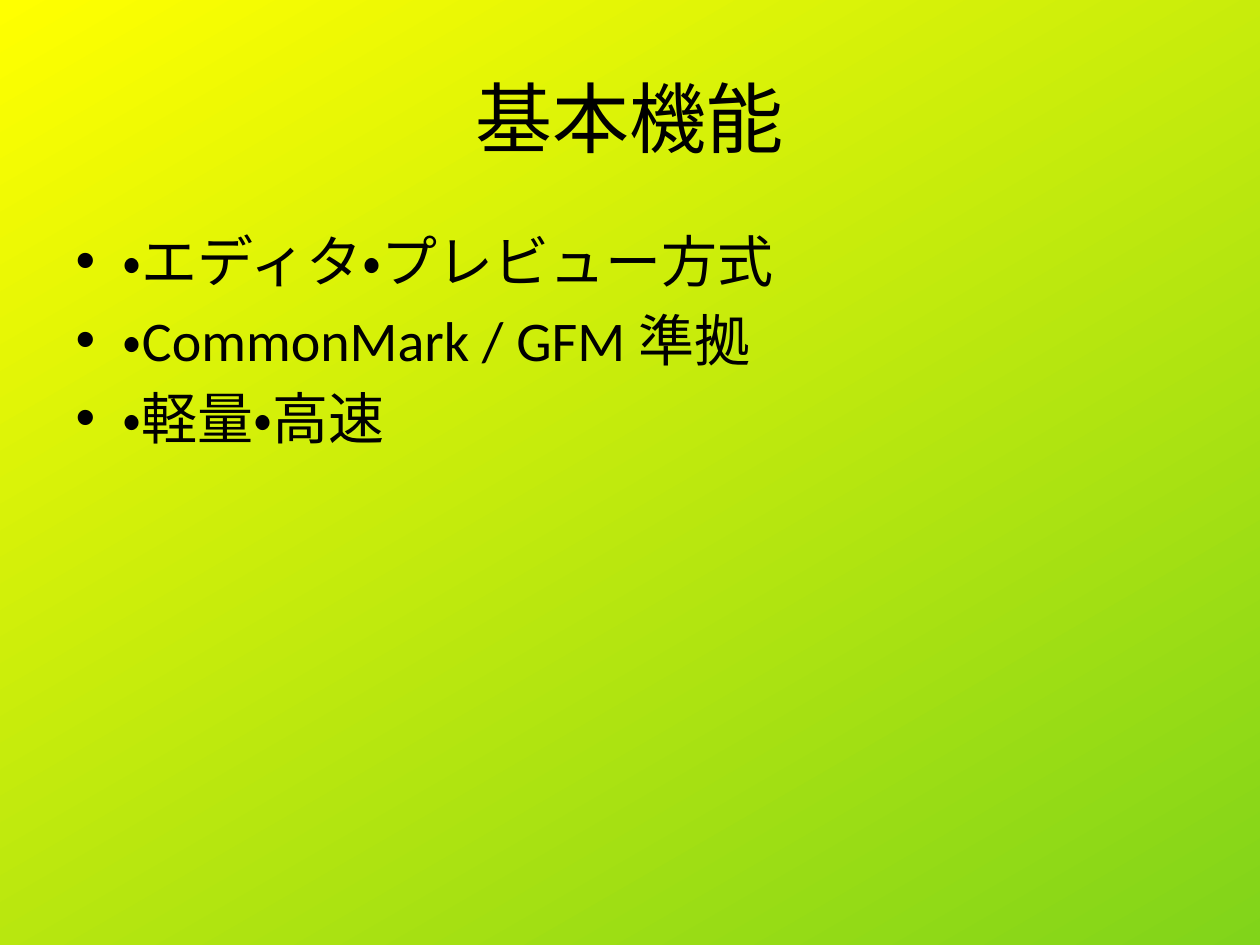
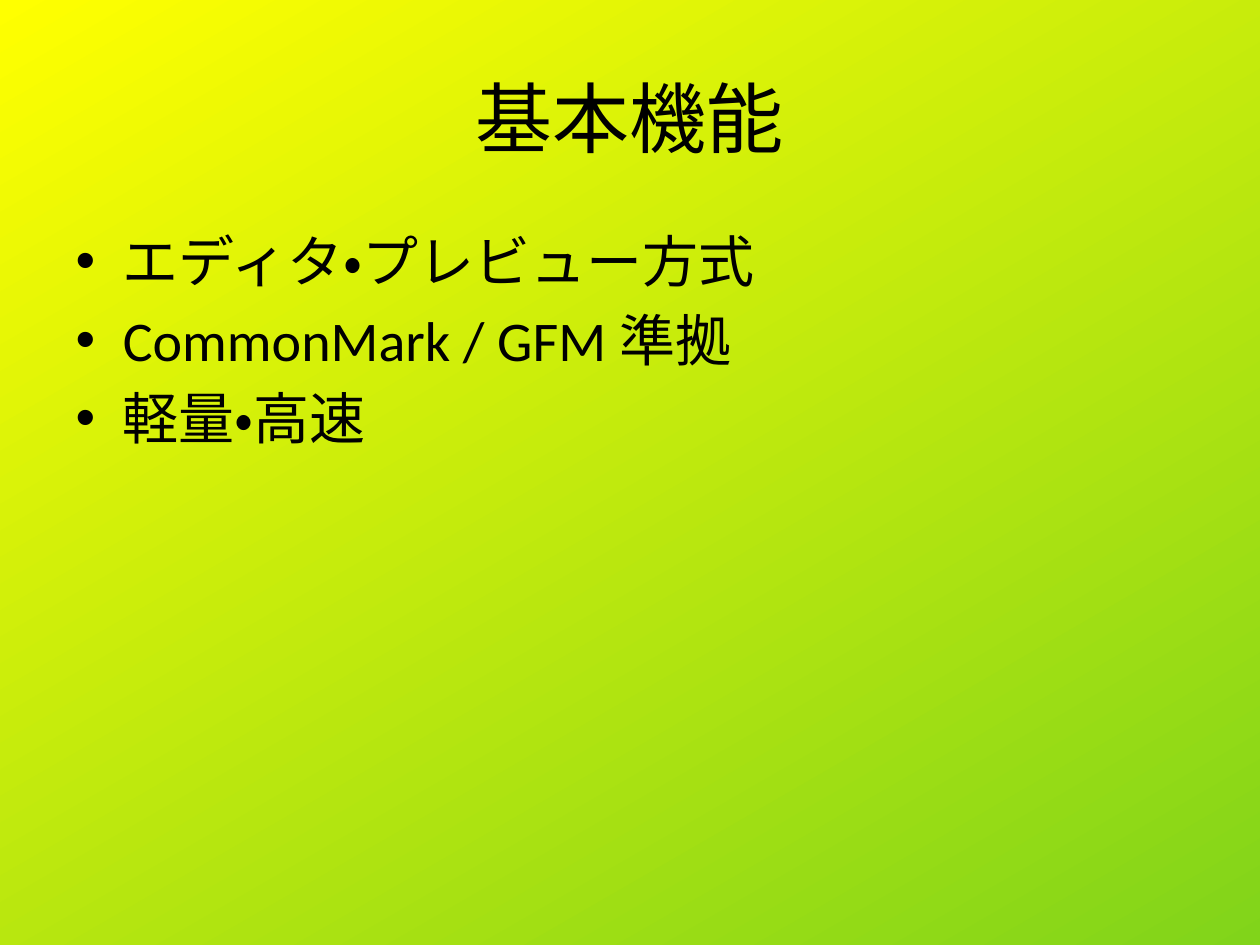
Before and after one commit to shigmas/viMarkdown, a slide deck: slide 5 of tech/ja/LT20260514/viMarkdown_LT.odp. Drawn at 1260x945 pixels with LibreOffice and Linux fonts; fonts in the diff are those of the drawing. Boxes give left, top, right and bottom in pixels: in the first picture for what was removed or moved away, otherwise in the second. Text is boxed around its words. In the diff, an @@ line names an element or a change of style, - is before the commit and + after.

```diff
--- a/tech/ja/LT20260514/viMarkdown_LT.odp
+++ b/tech/ja/LT20260514/viMarkdown_LT.odp
@@ text at [123,234,754,444]: text changed @@
-• ・エディタ・プレビュー方式
-• ・CommonMark / GFM 準拠
-• ・軽量・高速
+• エディタ・プレビュー方式
+• CommonMark / GFM 準拠
+• 軽量・高速
```
Also in this commit, not shown: 7 other files.
